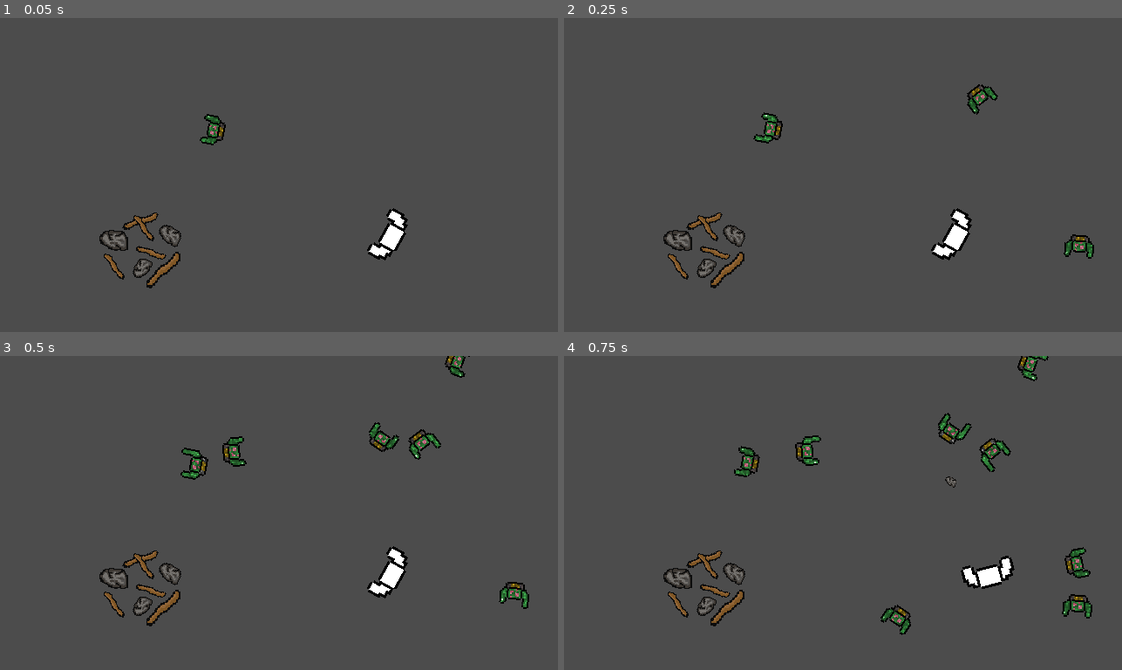
Above: before the commit, frames 1-4 (two rows, left to right).
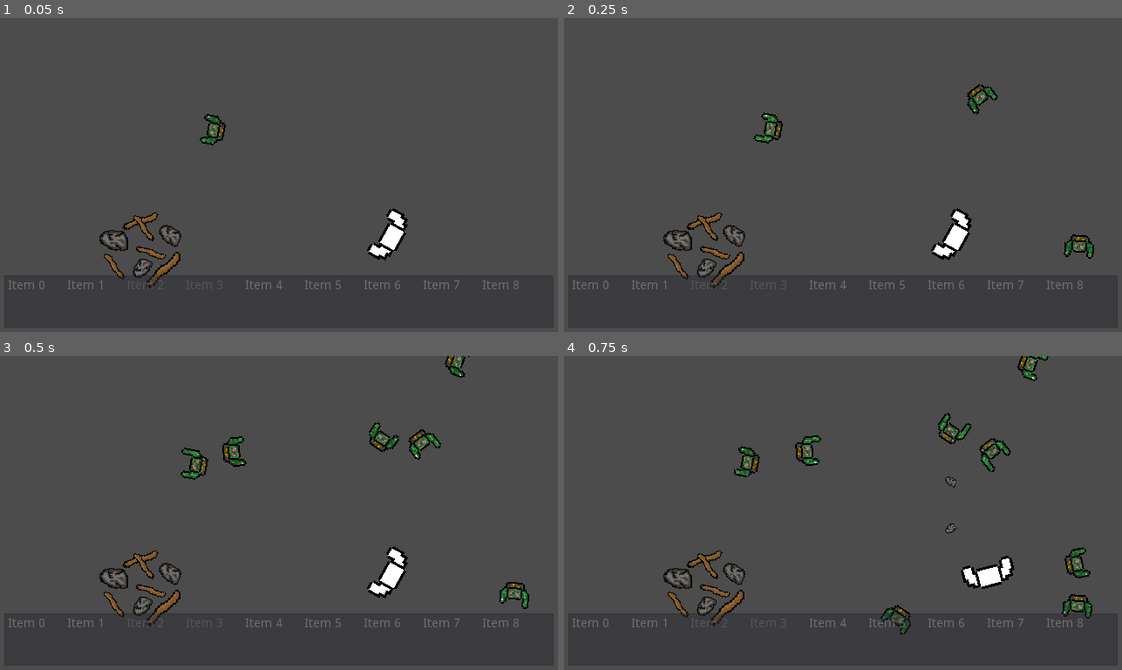
Above: after the commit, the same moments.

Repository: age-of-asparagus/click-godot3
Game: Godot game, scene res://Overworld/Overworld.tscn
The game is run twice, just before and just after one commit, with the same random seed, the same clock (stepped at 60 frames per second) and the same inputs. The engine's default icon, where the game draws it, is replaced by a stand-in: a white triangle on a blue panel in a dark square.
Inputs (mouse positions are in pixels of both pictures, inside the frame that each line leads up to):
- Up to frame 1 (0.05 s): no input
- Up to frame 2 (0.25 s): no input
- Up to frame 3 (0.5 s): no input
- Up to frame 4 (0.75 s): move the mouse to (965, 497) at 0.52 s; hold Right (ui_right) from 0.53 s (still down); hold Space (shoot) from 0.53 s (still down)

The runs differ from the first frame. In frame 1, 0.3% of the frame differs, in the area x 1-93%, y 81-87%; in frame 2, 0.3%; in frame 3, 0.3%; in frame 4, 0.4%, in the area x 1-95%, y 53-89%.

Commit message:
Fix screen stretch; rapidfire; HUD WIP

Diff:
--- a/Character/Character.gd
+++ b/Character/Character.gd
@@ -13,6 +13,7 @@
 var movement_direction = 0
 var target_rotation = 0
 var velocity
+var can_shoot = true
 
 func _physics_process(delta):
 	rotation = get_global_mouse_position().angle_to_point(position)
@@ -24,8 +25,10 @@
 		$AnimatedSprite.stop()
 	move_and_slide(velocity)
 
-	if Input.is_action_just_pressed("shoot"):
-		shoot()
+	if Input.is_action_pressed("shoot"):
+		if can_shoot:
+			shoot()
+
 
 func shoot():
 	if Global.stones >= 1:
@@ -34,6 +37,8 @@
 
 		projectile.global_transform = $Hand.global_transform
 		Global.stones -= 1
+		can_shoot = false
+		$FirerateTimer.start()
 
 func die():
 	var death_effect : Node2D = DeathEffect.instance()
@@ -44,8 +49,6 @@
 
 
 func _on_Detector_body_entered(body):
-
-	print("OUCH!")
 
 	var effect : Node2D = BiteEffect.instance()
 	get_parent().add_child(effect)
@@ -66,3 +69,7 @@
 
 func _on_Detector_area_shape_entered(area_rid, area, area_shape_index, local_shape_index):
 	area.queue_free() # should only be XP nodes at this point...
+
+
+func _on_FirerateTimer_timeout():
+	can_shoot = true
--- a/Character/Character.tscn
+++ b/Character/Character.tscn
@@ -99,5 +99,10 @@
 scale = Vector2( 3, 3 )
 frames = SubResource( 9 )
 
+[node name="FirerateTimer" type="Timer" parent="."]
+wait_time = 0.1
+one_shot = true
+
 [connection signal="area_shape_entered" from="Detector" to="." method="_on_Detector_area_shape_entered"]
 [connection signal="body_entered" from="Detector" to="." method="_on_Detector_body_entered"]
+[connection signal="timeout" from="FirerateTimer" to="." method="_on_FirerateTimer_timeout"]
--- /dev/null
+++ b/HUD/OnScreenInventory1-9.tscn
@@ -0,0 +1,25 @@
+[gd_scene format=2]
+
+[node name="HUD" type="CanvasLayer"]
+
+[node name="MarginContainer" type="MarginContainer" parent="."]
+modulate = Color( 1, 1, 1, 0.498039 )
+anchor_top = 1.0
+anchor_right = 1.0
+anchor_bottom = 1.0
+margin_top = -70.0
+custom_constants/margin_right = 5
+custom_constants/margin_top = 5
+custom_constants/margin_left = 5
+custom_constants/margin_bottom = 5
+
+[node name="ItemList" type="ItemList" parent="MarginContainer"]
+margin_left = 5.0
+margin_top = 5.0
+margin_right = 635.0
+margin_bottom = 65.0
+rect_min_size = Vector2( 630, 60 )
+items = [ "Item 0", null, false, "Item 1", null, false, "Item 2", null, true, "Item 3", null, true, "Item 4", null, false, "Item 5", null, false, "Item 6", null, false, "Item 7", null, false, "Item 8", null, false ]
+auto_height = true
+max_columns = 9
+fixed_column_width = 60
--- a/Mobs/BaseMob.gd
+++ b/Mobs/BaseMob.gd
@@ -25,8 +25,6 @@
 	get_parent().add_child(death_effect)
 	death_effect.position = global_position
 
-	get_parent().add_child(death_effect)
-
 	var xpnode = XPNode.instance()
 	get_parent().add_child(xpnode)
 	xpnode.position = global_position
--- a/Overworld/Overworld.tscn
+++ b/Overworld/Overworld.tscn
@@ -7,6 +7,7 @@
 [ext_resource path="res://Assets/Stick_material.png" type="Texture" id=5]
 [ext_resource path="res://Overworld/Overworld.gd" type="Script" id=6]
 [ext_resource path="res://Assets/Downloaded/keyboardkeys.png" type="Texture" id=7]
+[ext_resource path="res://HUD/OnScreenInventory1-9.tscn" type="PackedScene" id=8]
 
 [sub_resource type="CircleShape2D" id=1]
 radius = 32.0624
@@ -29,6 +30,8 @@
 
 [node name="Overworld" type="Node2D"]
 script = ExtResource( 6 )
+
+[node name="HUD" parent="." instance=ExtResource( 8 )]
 
 [node name="SpawnManager" type="Node2D" parent="."]
 script = ExtResource( 2 )
--- a/project.godot
+++ b/project.godot
@@ -24,6 +24,7 @@
 window/size/width=640
 window/size/height=360
 window/stretch/mode="viewport"
+window/stretch/aspect="keep"
 
 [gui]
 
Not shown: 1 places in Overworld/Overworld.tscn that only renumber resources
